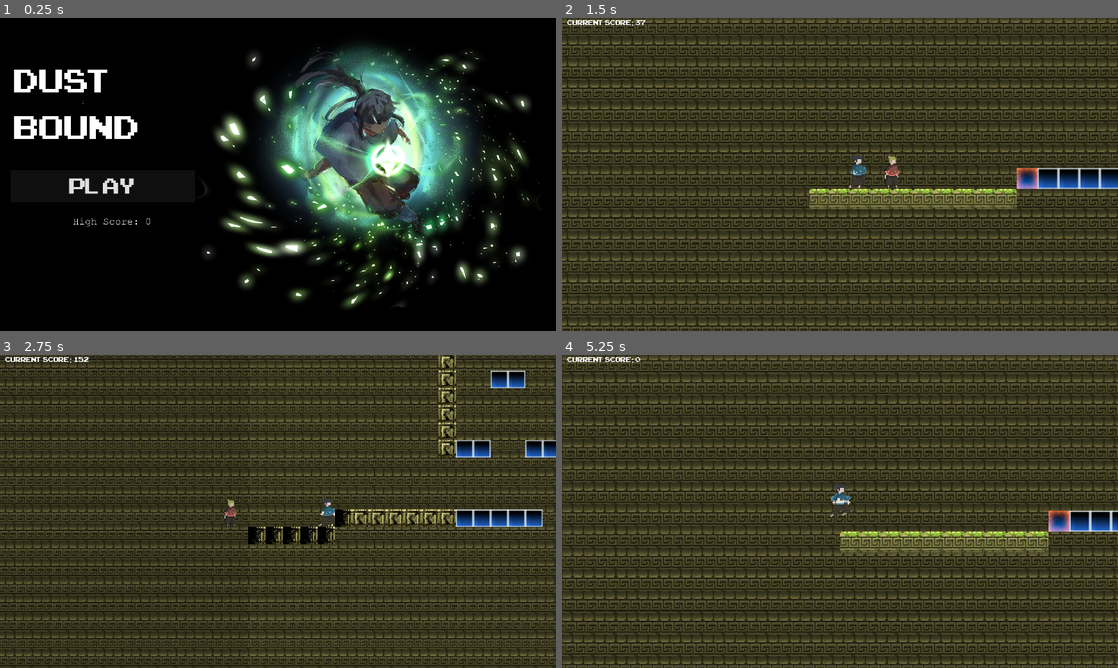
Above: before the commit, frames 1-4 (two rows, left to right).
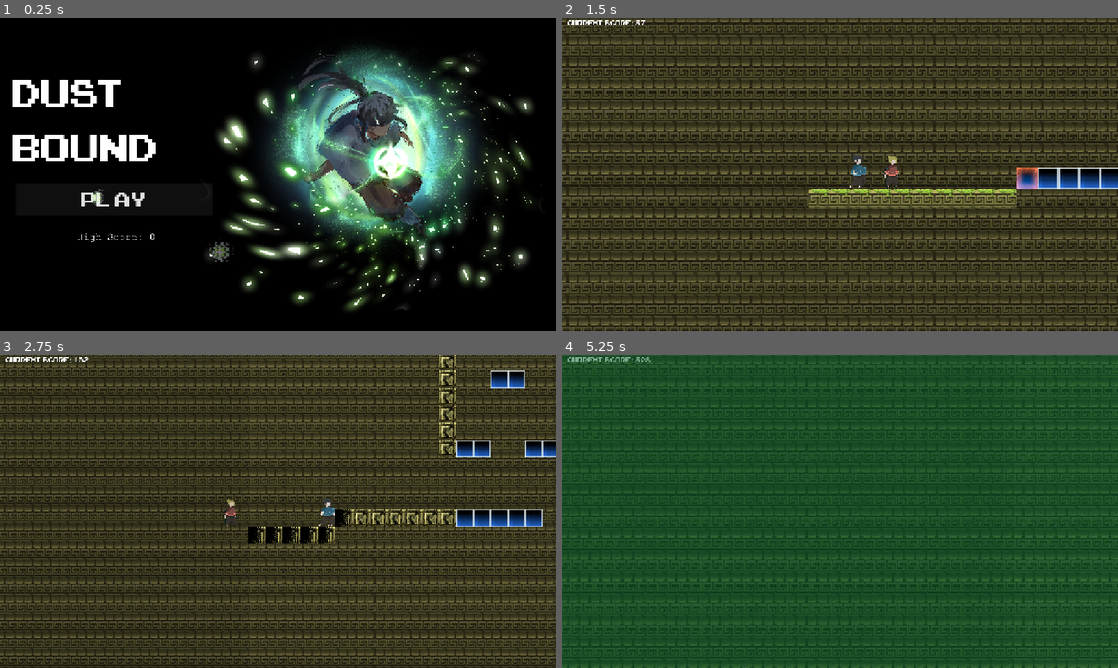
Above: after the commit, the same moments.

Repository: logan03109/second-jame-gam
Game: Godot game, scene res://scenes/Menu.tscn
Same seed, same stepped clock (60 frames per second), same inputs: the game is played once before the commit and once after it. Sound files missing from this copy of the repository are replaced by a short silence.
Inputs (mouse positions are in pixels of both pictures, inside the frame that each line leads up to):
- Up to frame 1 (0.25 s): no input
- Up to frame 2 (1.5 s): click "PLAY" at 0.5 s; move the mouse to (962, 158) at 1.27 s; hold D (p1_right) from 1.28 s (still down); tap L (p2_join) at 1.35 s; click (962, 158) at 1.42 s
- Up to frame 3 (2.75 s): keep holding D (p1_right); tap W (p1_jump) at 1.52, 2.27 s; move the mouse to (166, 527) at 2.02 s; tap F (p1_dash) at 2.1 s; tap L (p2_join) at 2.3 s
- Up to frame 4 (5.25 s): move the mouse to (895, 442) at 2.77 s; release D (p1_right) at 2.78 s; hold A (p1_left) 2.78-3.53 s; tap / (p2_dash) at 2.85 s; tap L (p2_join) at 3.05, 3.8, 4.35 s; move the mouse to (812, 574) at 3.52 s; hold D (p1_right) 3.53-5 s; tap Down (p2_down) at 3.6 s; click (812, 574) at 3.67 s; tap W (p1_jump) at 3.77, 4.52 s; move the mouse to (1006, 558) at 4.27 s; click (662, 524) at 5 s, where only the run before the commit has a clickable "PLAY"

The runs differ from the first frame. In frame 1, 15% of the frame differs, in the area x 2-98%, y 9-94%; in frame 2, 12%; in frame 3, 13%; in frame 4, 100%, in the area x 0-100%, y 0-100%.

Commit message:
main menu update

Diff:
--- a/project.godot
+++ b/project.godot
@@ -23,6 +23,8 @@
 
 window/size/viewport_width=1280
 window/size/viewport_height=720
+window/stretch/mode="canvas_items"
+window/stretch/aspect="expand"
 
 [global_group]
 
--- a/scenes/Main.tscn
+++ b/scenes/Main.tscn
@@ -77,3 +77,13 @@
 stream = ExtResource("13_qmy6f")
 volume_db = -20.175
 autoplay = true
+
+[node name="CanvasLayer2" type="CanvasLayer" parent="." unique_id=39198440]
+
+[node name="ColorRect" type="ColorRect" parent="CanvasLayer2" unique_id=70969585]
+anchors_preset = 15
+anchor_right = 1.0
+anchor_bottom = 1.0
+grow_horizontal = 2
+grow_vertical = 2
+color = Color(0, 0.8117452, 0.36249012, 0)
--- a/scenes/Menu.tscn
+++ b/scenes/Menu.tscn
@@ -5,6 +5,29 @@
 [ext_resource type="FontFile" uid="uid://2jqagbx16b1s" path="res://assets/cour.ttf" id="3_11y2r"]
 [ext_resource type="FontFile" uid="uid://cfugxf8f24uka" path="res://assets/ARCADECLASSIC.TTF" id="3_o0tnf"]
 [ext_resource type="AudioStream" uid="uid://bkqmsu1aqmf3a" path="res://assets/music and sfx/Main Menu theme.wav" id="5_jmdev"]
+[ext_resource type="Texture2D" uid="uid://dawsge10t018a" path="res://assets/pixil-frame-0 (1).png" id="6_b6cxs"]
+
+[sub_resource type="StyleBoxFlat" id="StyleBoxFlat_jmdev"]
+bg_color = Color(0.124082975, 0.124082975, 0.1240829, 1)
+border_width_left = 10
+border_width_top = 10
+border_width_right = 10
+border_width_bottom = 10
+border_color = Color(0.49031234, 0.78763026, 0.44242463, 1)
+shadow_color = Color(0.35686275, 1, 0.76862746, 0.70980394)
+shadow_size = 30
+
+[sub_resource type="ParticleProcessMaterial" id="ParticleProcessMaterial_b6cxs"]
+particle_flag_disable_z = true
+emission_shape = 3
+emission_box_extents = Vector3(250, 300, 1)
+direction = Vector3(0, -1, 0)
+initial_velocity_min = 10.0
+initial_velocity_max = 30.0
+gravity = Vector3(0, 0, 0)
+scale_min = 0.5
+scale_max = 2.0
+color = Color(1, 1, 1, 0.4)
 
 [node name="Menu" type="Control" unique_id=1671117714]
 layout_mode = 3
@@ -25,10 +48,10 @@
 anchors_preset = 15
 anchor_right = 1.0
 anchor_bottom = 1.0
-offset_left = -686.0
-offset_top = -1040.0
-offset_right = 2034.0
-offset_bottom = 394.0
+offset_left = -1041.0001
+offset_top = -1033.0
+offset_right = 1679.0
+offset_bottom = 401.0
 grow_horizontal = 2
 grow_vertical = 2
 scale = Vector2(0.35, 0.35)
@@ -41,25 +64,26 @@
 
 [node name="Title" type="Label" parent="TextureRect" unique_id=122674207]
 layout_mode = 0
-offset_left = 307.0
-offset_top = 321.0
-offset_right = 2076.0
-offset_bottom = 1149.0
+offset_left = 277.14282
+offset_top = 362.8572
+offset_right = 2046.1428
+offset_bottom = 1190.8573
 theme_override_colors/font_color = Color(1, 1, 1, 1)
 theme_override_colors/font_shadow_color = Color(0, 0, 0, 0)
 theme_override_colors/font_outline_color = Color(0, 0, 0, 1)
+theme_override_constants/line_spacing = 3
 theme_override_fonts/font = ExtResource("3_o0tnf")
-theme_override_font_sizes/font_size = 300
+theme_override_font_sizes/font_size = 350
 text = "dust
 bound"
 horizontal_alignment = 3
 
 [node name="HighScoreLabel" type="Label" parent="TextureRect" unique_id=769835314]
 layout_mode = 0
-offset_left = 209.0
-offset_top = 1359.0
-offset_right = 1694.0
-offset_bottom = 1445.0
+offset_left = 219.99992
+offset_top = 1442.857
+offset_right = 1704.9999
+offset_bottom = 1528.857
 theme_override_constants/outline_size = 0
 theme_override_constants/shadow_outline_size = 5
 theme_override_fonts/font = ExtResource("3_11y2r")
@@ -71,12 +95,13 @@
 z_index = 3
 custom_minimum_size = Vector2(0, 200)
 layout_mode = 0
-offset_left = 284.0
-offset_top = 1057.0
-offset_right = 1497.0
-offset_bottom = 1268.0
+offset_left = 302.8571
+offset_top = 1128.5715
+offset_right = 1593.1426
+offset_bottom = 1339.5715
 theme_override_fonts/font = ExtResource("3_o0tnf")
 theme_override_font_sizes/font_size = 200
+theme_override_styles/hover = SubResource("StyleBoxFlat_jmdev")
 text = "PLAY"
 
 [node name="AudioStreamPlayer" type="AudioStreamPlayer" parent="." unique_id=966245604]
@@ -85,7 +110,13 @@
 autoplay = true
 
 [node name="Camera2D" type="Camera2D" parent="." unique_id=1869675902]
-position = Vector2(29, -660)
+position = Vector2(-332, -659)
 scale = Vector2(3, 3)
 
+[node name="GPUParticles2D" type="GPUParticles2D" parent="." unique_id=128558368]
+position = Vector2(-656, -660)
+amount = 5
+texture = ExtResource("6_b6cxs")
+process_material = SubResource("ParticleProcessMaterial_b6cxs")
+
 [connection signal="pressed" from="TextureRect/PlayButton" to="." method="_on_play_button_pressed"]
--- a/scripts/distortion_main.gd
+++ b/scripts/distortion_main.gd
@@ -14,8 +14,8 @@
 @export var powerup_spawn_chance := 0.2
 @export var crack_texture: Texture2D
 @export var crack_texture_2: Texture2D
-@export var crack_offset := 400.0   # stage 1 crack starts here
-@export var crack_offset_2 := 500.0  # stage 2 crack starts here
+@export var crack_offset := 400.0
+@export var crack_offset_2 := 500.0
 @export var special_chunk: PackedScene = null
 @export var debug_force_chunk: PackedScene = null
 
@@ -39,7 +39,7 @@
 var triggered_decay_off := {}
 var triggered_decay_on  := {}
 var pending_spawn       := ""
-var spawn_ready         := false  # blocks _check_chunks until ready
+var spawn_ready         := false
 var safe_timer := 0.0
 var in_safe_chunk := false
 var first_safe_chunk := true
@@ -77,12 +77,8 @@
 
 
 func _process(delta):
-
-
-
 	if not p2_joined and Input.is_action_just_pressed(join_action):
 		_join_player2()
-
 	if pending_spawn == "safe":
 		pending_spawn = ""
 		_spawn_specific_chunk(start_chunk)
@@ -108,18 +104,15 @@
 	_apply_decay_to_tiles()
 	_update_camera()
 
-	# Update the visual line's X position to match your logic wall
 	Global.score = _get_living_player_x() * 2.0
 
 	if _get_living_player_x() != null and is_instance_valid(score_label):
 		score_label.text = "    CURRENT SCORE: %d" % int(_get_living_player_x())
 
-
 	decay_line.global_position.x = decay_wall_x - 1100
 
 	if in_safe_chunk:
 		safe_timer -= delta
-
 		timer_label.text = "\n    Decay resumes in: %.1f" % safe_timer
 
 		if safe_timer <= 0:
@@ -128,7 +121,6 @@
 			timer_label.visible = false
 			safe_timer = -1
 
-			# Start decay from current player position
 			decay_wall_x = _get_living_player_x() + decay_start_offset
 	else:
 			timer_label.visible = false
@@ -163,7 +155,6 @@
 			return
 		scene = chunk_scenes[randi() % chunk_scenes.size()]
 		danger_chunks_spawned += 1
-	# ... rest of function unchanged
 	if chunk_scenes.is_empty():
 		print("NO CHUNKS IN ARRAY")
 		return
@@ -179,7 +170,7 @@
 	active_chunks.append(chunk)
 	_connect_chunk_signals(chunk)
 	_add_chunk_cells(chunk)
-	_spawn_powerups_in_chunk(chunk)  # changed
+	_spawn_powerups_in_chunk(chunk)
 
 func _add_chunk_cells(chunk: Node2D):
 	var chunk_tilemap = chunk.get_node_or_null("TileMap")
@@ -267,7 +258,7 @@
 			var key := str(tm.get_instance_id()) + ":" + str(cell)
 			tile_decay[key] = factor
 
-			# stage 1 crack
+			#stage 1
 			var dist_to_crack: float = (decay_wall_x - crack_offset) - world_pos.x
 			if dist_to_crack >= 0 and not entry.get("cracked", false):
 				entry["cracked"] = true
@@ -277,7 +268,7 @@
 				add_child(sprite)
 				entry["sprite"] = sprite
 
-			# stage 2 crack — swap sprite texture
+			#stage 2
 			var dist_to_crack_2: float = (decay_wall_x - crack_offset_2) - world_pos.x
 			if dist_to_crack_2 >= 0 and not entry.get("cracked_2", false):
 				entry["cracked_2"] = true
@@ -299,8 +290,6 @@
 func _update_camera():
 	var p1_pos: Vector2 = player1.global_position
 	var p2_pos: Vector2 = player2.global_position
-
-	# only include living players in camera calculation
 	var use_p2: bool = p2_joined and not player2_dead
 	var use_p1: bool = not player1_dead
 
@@ -358,7 +347,7 @@
 		return player1.global_position.x
 	elif not player2_dead and p2_joined:
 		return player2.global_position.x
-	return player1.global_position.x  # fallback
+	return player1.global_position.x
 
 func _update_chunk_speed():
 	var player_x = _get_living_player_x()
@@ -367,18 +356,14 @@
 		var end_marker = chunk.get_node_or_null("EndPoint")
 		if end_marker == null:
 			continue
-
 		var chunk_start = chunk.global_position.x
 		var chunk_end = chunk.global_position.x + end_marker.position.x
-
 		if player_x >= chunk_start and player_x < chunk_end:
 			if chunk != current_chunk:
 				current_chunk = chunk
-
 				if "chunk_decay_speed" in chunk:
 					decay_speed = chunk.chunk_decay_speed
 					print("Decay speed changed to ", decay_speed)
-
 			return
 
 func _extend_safe_time(chunk: Node2D):
@@ -396,4 +381,4 @@
 				powerup_inst.global_position = child.global_position
 
 func _on_power_up_body_entered(body: Node2D) -> void:
-	pass # Replace with function body.
+	pass
--- a/scripts/main.gd
+++ b/scripts/main.gd
@@ -1,5 +1,3 @@
-#main.gd
-
 extends Node2D
 @export var decay_speed        := 200.0
 @export var min_zoom           := 1.0
@@ -14,8 +12,8 @@
 @export var powerup_spawn_chance := 0.2
 @export var crack_texture: Texture2D
 @export var crack_texture_2: Texture2D
-@export var crack_offset := 400.0   # stage 1 crack starts here
-@export var crack_offset_2 := 500.0  # stage 2 crack starts here
+@export var crack_offset := 400.0   #stage 1
+@export var crack_offset_2 := 500.0  #stage 2
 @export var debug_force_chunk: PackedScene = null
 
 @onready var timer_label := $CanvasLayer/TimerLabel
@@ -28,6 +26,10 @@
 @onready var powerup := $Powerup
 @onready var powerup_scene: Resource = preload("res://scenes/powerup.tscn")
 @onready var powerup_label := $CanvasLayer/PowerupLabel
+
+@onready var fade_rect := $CanvasLayer2/ColorRect
+
+
 var decay_wall_x        := -200.0
 var tile_decay          := {}
 var cached_cells        := []
@@ -39,7 +41,7 @@
 var triggered_decay_off := {}
 var triggered_decay_on  := {}
 var pending_spawn       := ""
-var spawn_ready         := false  # blocks _check_chunks until ready
+var spawn_ready         := false
 var safe_timer := 0.0
 var in_safe_chunk := false
 var first_safe_chunk := true
@@ -107,7 +109,6 @@
 	_apply_decay_to_tiles()
 	_update_camera()
 
-	# Update the visual line's X position to match your logic wall
 	Global.score = _get_living_player_x()
 
 	if _get_living_player_x() != null and is_instance_valid(score_label):
@@ -126,8 +127,6 @@
 			decay_active = true
 			timer_label.visible = false
 			safe_timer = -1
-
-			# Start decay from current player position
 			decay_wall_x = _get_living_player_x() + decay_start_offset
 	else:
 			timer_label.visible = false
@@ -173,7 +172,7 @@
 	active_chunks.append(chunk)
 	_connect_chunk_signals(chunk)
 	_add_chunk_cells(chunk)
-	_spawn_powerups_in_chunk(chunk)  # changed
+	_spawn_powerups_in_chunk(chunk)
 
 func _add_chunk_cells(chunk: Node2D):
 	var chunk_tilemap = chunk.get_node_or_null("TileMap")
@@ -261,7 +260,7 @@
 			var key := str(tm.get_instance_id()) + ":" + str(cell)
 			tile_decay[key] = factor
 
-			# stage 1 crack
+			#stage 1
 			var dist_to_crack: float = (decay_wall_x - crack_offset) - world_pos.x
 			if dist_to_crack >= 0 and not entry.get("cracked", false):
 				entry["cracked"] = true
@@ -271,7 +270,7 @@
 				add_child(sprite)
 				entry["sprite"] = sprite
 
-			# stage 2 crack — swap sprite texture
+			#stage 2
 			var dist_to_crack_2: float = (decay_wall_x - crack_offset_2) - world_pos.x
 			if dist_to_crack_2 >= 0 and not entry.get("cracked_2", false):
 				entry["cracked_2"] = true
@@ -293,8 +292,6 @@
 func _update_camera():
 	var p1_pos: Vector2 = player1.global_position
 	var p2_pos: Vector2 = player2.global_position
-
-	# only include living players in camera calculation
 	var use_p2: bool = p2_joined and not player2_dead
 	var use_p1: bool = not player1_dead
 
@@ -327,14 +324,21 @@
 		print("player 2 died")
 	if player1_dead and not p2_joined:
 		if Global.score > Global.high_score:
-			Global.high_score = Global.score  # save new record
-		get_tree().change_scene_to_file("res://scenes/Menu.tscn")  # go back to menu
-	# both dead = reset
+			Global.high_score = Global.score
+		_fade_to_menu()
 	if player1_dead and player2_dead:
 		print("Everyone dead")
 		if Global.score > Global.high_score:
-			Global.high_score = Global.score  # save new record
+			Global.high_score = Global.score
+		_fade_to_menu()
+
+func _fade_to_menu():
+	var tween = create_tween()
+	tween.tween_property(fade_rect, "color", Color(0, 0, 0, 1), 1.5)
+	tween.tween_callback(func():
 		get_tree().change_scene_to_file("res://scenes/Menu.tscn")
+	)
+
 
 func _respawn_dead_players():
 	if player1_dead and not player2_dead and p2_joined:
@@ -356,7 +360,7 @@
 		return player1.global_position.x
 	elif not player2_dead and p2_joined:
 		return player2.global_position.x
-	return player1.global_position.x  # fallback
+	return player1.global_position.x
 
 func _update_chunk_speed():
 	var player_x = _get_living_player_x()
@@ -394,7 +398,7 @@
 				powerup_inst.global_position = child.global_position
 
 func _on_power_up_body_entered(body: Node2D) -> void:
-	pass # Replace with function body.
+	pass
 
 func show_powerup_label(text: String):
 	powerup_label.text = text
--- a/scripts/player_1.gd
+++ b/scripts/player_1.gd
@@ -29,12 +29,12 @@
 var dash_timer := 0.0
 var dash_cooldown_timer := 0.0
 var dash_direction := 1.0
-var pad_jump_prev := false  # track previous frame button state
+var pad_jump_prev := false
 var dash_anim_timer := 0.0
-const DASH_ANIM_DURATION := 0.5  # tweak this
+const DASH_ANIM_DURATION := 0.5
 
 func _ready():
-	add_to_group("player")  # FIX: needed for powerup detection
+	add_to_group("player")
 
 func _on_landed():
 	pass
@@ -74,13 +74,12 @@
 	var pad_left := axis_x < -0.2
 	var pad_right := axis_x > 0.2
 
-	# FIX: edge-detect controller jump manually
 	var pad_jump_cur := Input.is_joy_button_pressed(device_id, JOY_BUTTON_A)
 	var pad_jump := pad_jump_cur and not pad_jump_prev
 	pad_jump_prev = pad_jump_cur
 
 	var pad_dash_cur := Input.is_joy_button_pressed(device_id, JOY_BUTTON_RIGHT_SHOULDER)
-	var pad_dash_prev_local := false  # dash uses cooldown so held is fine, but edge is cleaner
+	var pad_dash_prev_local := false
 	var pad_dash := pad_dash_cur
 	var pad_down := Input.is_joy_button_pressed(device_id, JOY_BUTTON_LEFT_SHOULDER)
 
--- a/scripts/player_2.gd
+++ b/scripts/player_2.gd
@@ -27,12 +27,12 @@
 var dash_timer := 0.0
 var dash_cooldown_timer := 0.0
 var dash_direction := 1.0
-var pad_jump_prev := false  # FIX: edge-detect controller jump
+var pad_jump_prev := false
 var dash_anim_timer := 0.0
-const DASH_ANIM_DURATION := 0.5  # tweak this
+const DASH_ANIM_DURATION := 0.5
 
 func _ready():
-	add_to_group("player")  # FIX: needed for powerup detection
+	add_to_group("player")
 
 func _on_landed():
 	pass
@@ -70,7 +70,6 @@
 	var pad_left := axis_x < -0.2
 	var pad_right := axis_x > 0.2
 
-	# FIX: edge-detect so holding A doesn't spam jump
 	var pad_jump_cur := Input.is_joy_button_pressed(device_id, JOY_BUTTON_A)
 	var pad_jump := pad_jump_cur and not pad_jump_prev
 	pad_jump_prev = pad_jump_cur
@@ -141,7 +140,6 @@
 
 	move_and_slide()
 
-# FIX: was missing entirely from p2
 func apply_effect(buff: String, duration: float):
 	match buff:
 		"speed":
